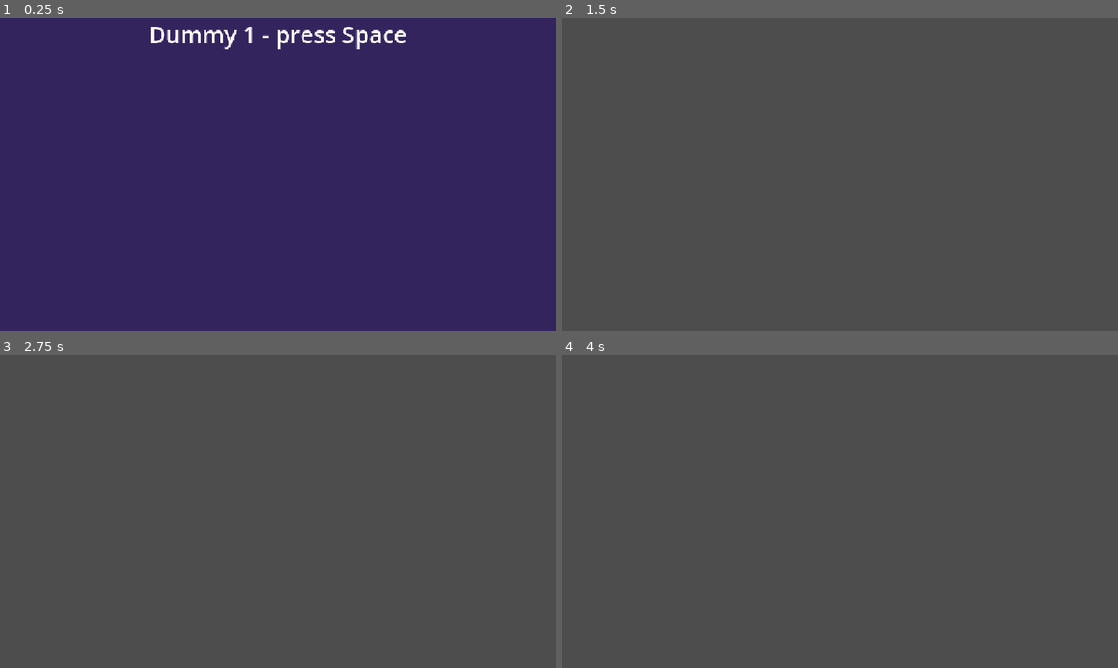
Above: before the commit, frames 1-4 (two rows, left to right).
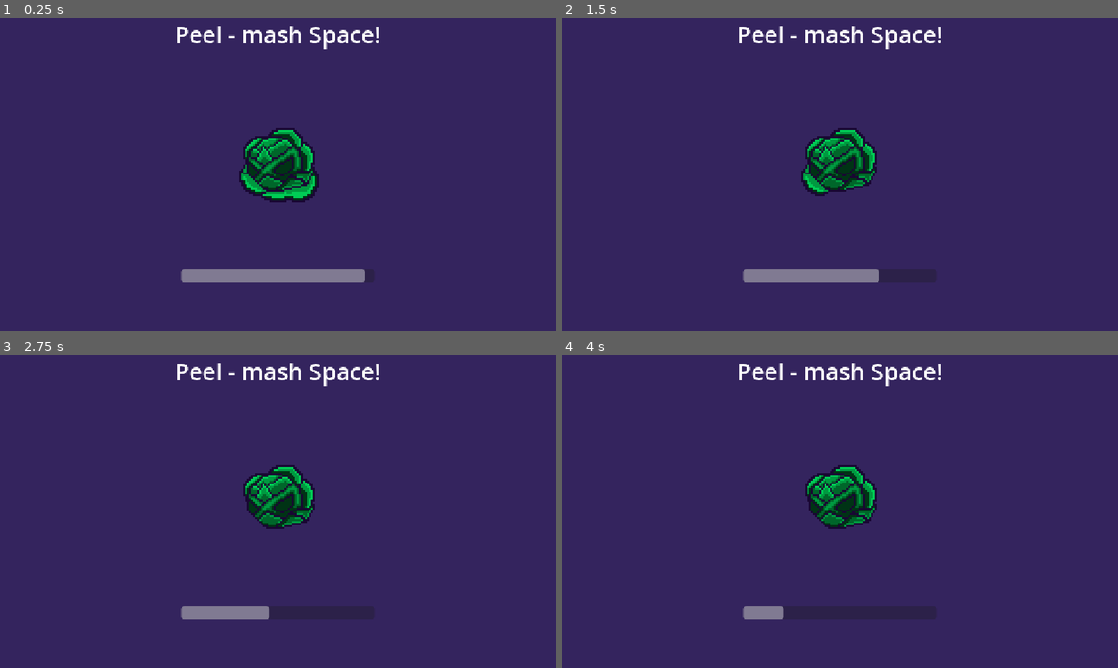
Above: after the commit, the same moments.

Repository: quack-pot/sword_and_sear
Game: Godot game, scene res://scenes/tests/scn_cooking_test.tscn
Two runs of this game, one before a commit and one after it. Both use one fixed random seed, a clock stepped at 60 frames per second and the inputs below. The project has no main scene, so this scene is started directly.
Inputs (mouse positions are in pixels of both pictures, inside the frame that each line leads up to):
- Up to frame 1 (0.25 s): no input
- Up to frame 2 (1.5 s): tap Space (Cook) at 0.5 s; move the mouse to (962, 158) at 0.52 s; hold D (Right) 0.53-1.25 s; hold Space (Cook) 0.53-1.25 s; click (962, 158) at 0.67 s; drag from (728, 190) to (812, 237) at 1.27 s
- Up to frame 3 (2.75 s): move the mouse to (333, 442) at 2.02 s; hold D (Right) from 2.03 s (still down); hold E (Interact) from 2.03 s (still down); tap Space (Cook) at 2.3 s
- Up to frame 4 (4 s): release D (Right) at 2.75 s; release E (Interact) at 2.75 s; drag from (812, 574) to (673, 464) at 2.77 s; move the mouse to (1006, 558) at 3.52 s; hold A (Left) from 3.53 s (still down); hold Space (Cook) from 3.53 s (still down)

The runs differ from the first frame. In frame 1, 5.3% of the frame differs, in the area x 27-73%, y 2-85%; in frame 2, 100%, in the area x 0-100%, y 0-100%; in frame 3, 100%; in frame 4, 100%.

Commit message:
mash step finishes

Diff:
--- a/entities/cooking/steps/mash_step.gd
+++ b/entities/cooking/steps/mash_step.gd
@@ -6,4 +6,28 @@
 
 @onready var head: Sprite2D = $Head
 @onready var leaf: Sprite2D = $Leaf
-@onready var time_Bar: ProgressBar = $TimeBar
+@onready var time_bar: ProgressBar = $TimeBar
+
+var count: int
+var time_left: float
+
+func _ready() -> void:
+	time_left = time_limit
+	time_bar.max_value = time_limit
+
+
+func _process(delta: float) -> void:
+	time_left -= delta
+	time_bar.value = time_left
+	if time_left <= 0.0:
+		_finish()
+
+func _input(event: InputEvent) -> void:
+	if event.is_action_pressed("Cook"):
+		count += 1
+		head.frame = mini(count * stages / presses, stages - 1)
+		if count >= presses:
+			_finish()
+
+func _finish() -> void:
+	done.emit(float(count / presses))
--- a/scenes/tests/scn_cooking_test.tscn
+++ b/scenes/tests/scn_cooking_test.tscn
@@ -3,18 +3,23 @@
 [ext_resource type="PackedScene" uid="uid://18p8ou3ynbm4" path="res://entities/cooking/cooking_minigame.tscn" id="1_8l6k5"]
 [ext_resource type="Script" uid="uid://bltw88v5xx0sb" path="res://scripts/cooking/dummy_step.gd" id="2_ksadt"]
 [ext_resource type="Texture2D" uid="uid://bftgubbkhtcfx" path="res://assets/art/Cabbage Thing/Cabbage_Rolls.png" id="2_qoxl6"]
+[ext_resource type="PackedScene" uid="uid://vi3dxf0t1mdv" path="res://entities/cooking/steps/mash_step.tscn" id="3_hifn3"]
 
 [node name="CookingMinigame" unique_id=1442592822 instance=ExtResource("1_8l6k5")]
 dish_texture = ExtResource("2_qoxl6")
 
-[node name="Step1" type="Control" parent="Steps" parent_id_path=PackedInt32Array(117966849) index="0" unique_id=1273746078]
+[node name="MashStep" parent="Steps" parent_id_path=PackedInt32Array(117966849) index="0" unique_id=1578428101 instance=ExtResource("3_hifn3")]
+layout_mode = 1
+prompt = "Peel - mash Space!"
+
+[node name="Step1" type="Control" parent="Steps" parent_id_path=PackedInt32Array(117966849) index="1" unique_id=1273746078]
 anchors_preset = 0
 offset_right = 40.0
 offset_bottom = 40.0
 script = ExtResource("2_ksadt")
 prompt = "Dummy 1 - press Space"
 
-[node name="Step2" type="Control" parent="Steps" parent_id_path=PackedInt32Array(117966849) index="1" unique_id=1054370682]
+[node name="Step2" type="Control" parent="Steps" parent_id_path=PackedInt32Array(117966849) index="2" unique_id=1054370682]
 anchors_preset = 0
 offset_right = 40.0
 offset_bottom = 40.0
